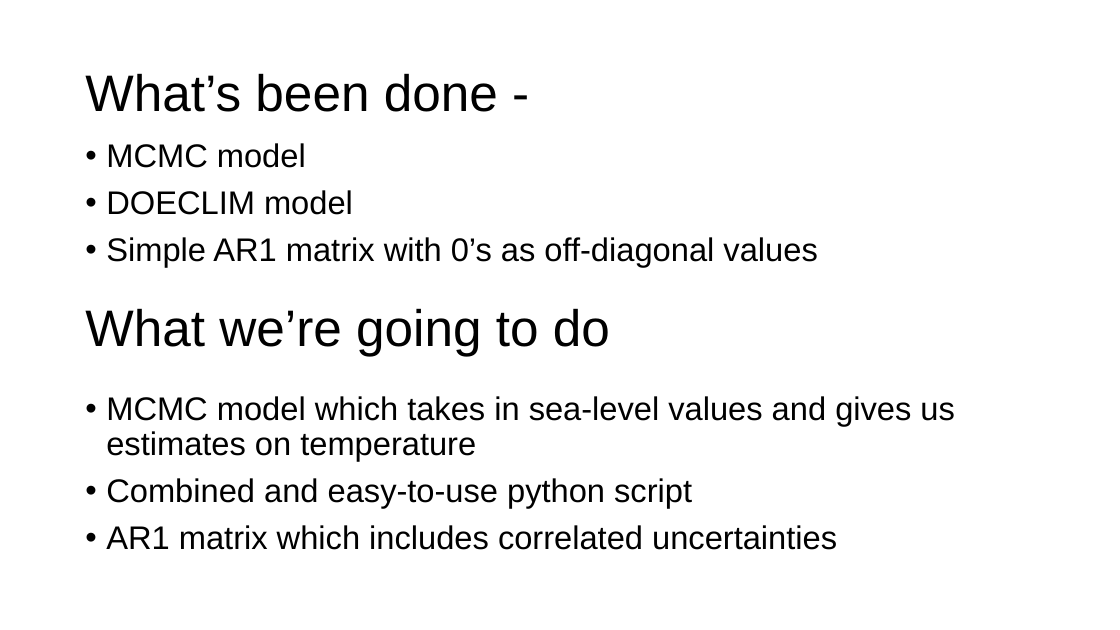
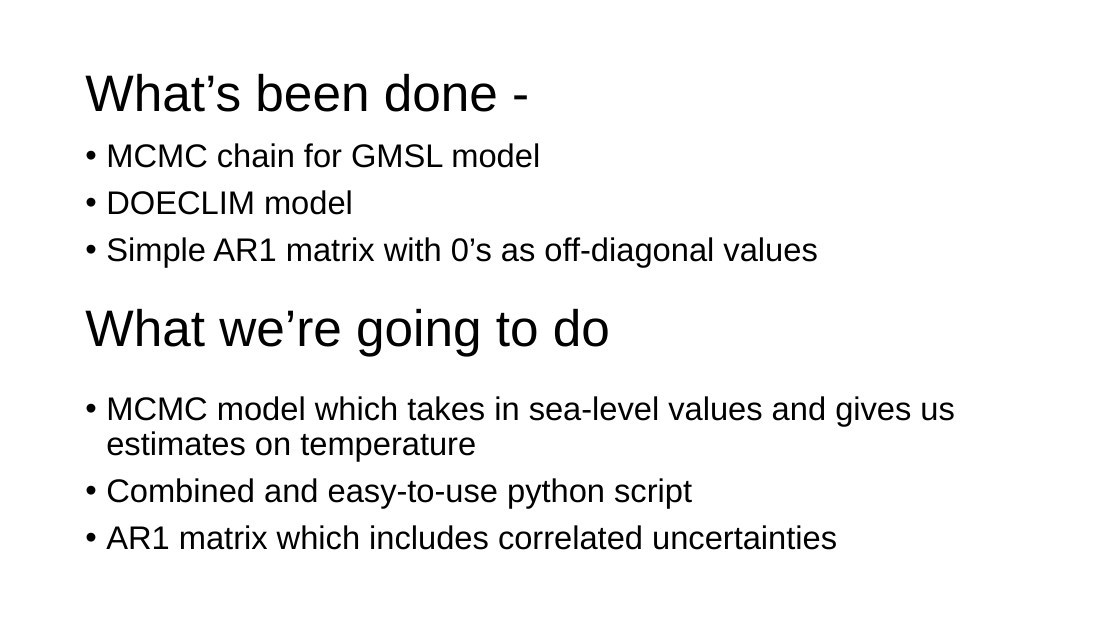
Before and after one commit to niharnandan/thesis, a slide deck: slide 15 of Mid Semester Presentation.pptx. Drawn at 1120x630 pixels with LibreOffice and Linux fonts; fonts in the diff are those of the drawing; background and template pictures are left out. Boxes give left, top, right and bottom in pixels: in the first picture for what was removed or moved away, otherwise in the second. Text is boxed around its words. In the diff, an @@ line names an element or a change of style, - is before the commit and + after.

```diff
--- a/Mid Semester Presentation.pptx
+++ b/Mid Semester Presentation.pptx
@@ text at <box>106,143,540,168</box>: text changed @@
-• MCMC model
+• MCMC chain for GMSL model
```
Also in this commit, not shown: 3 other slides changed.
